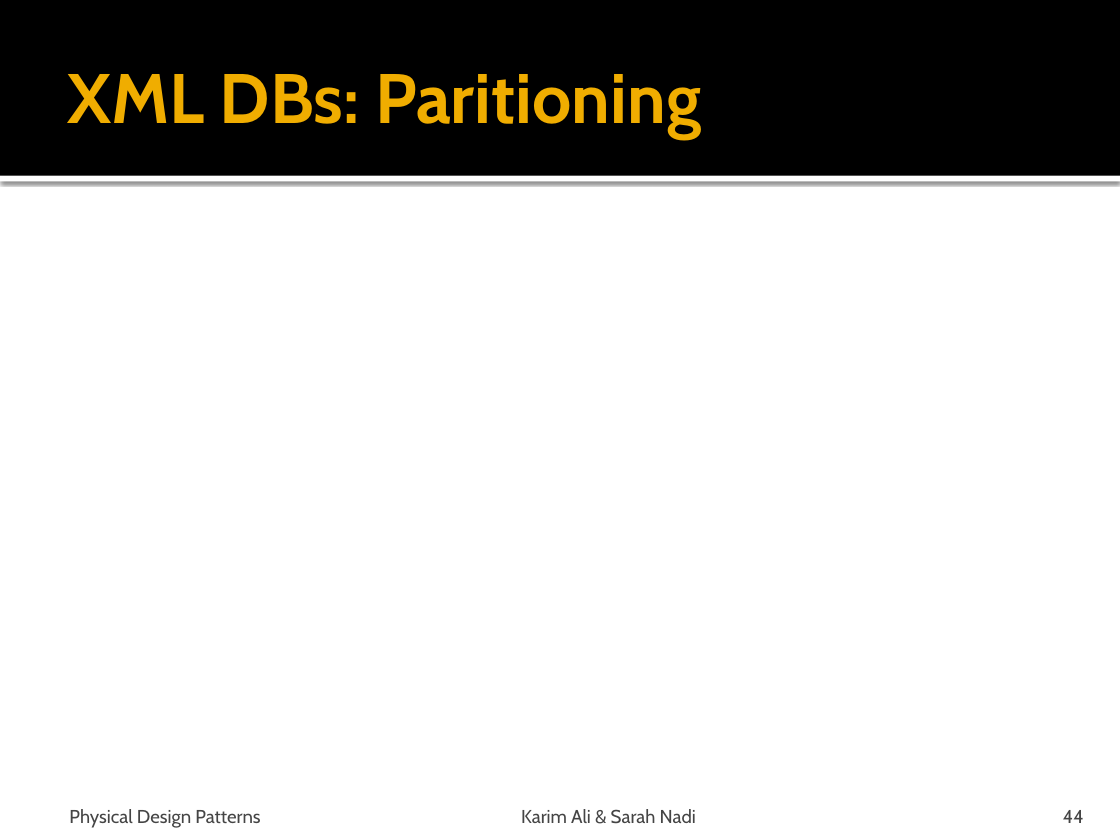
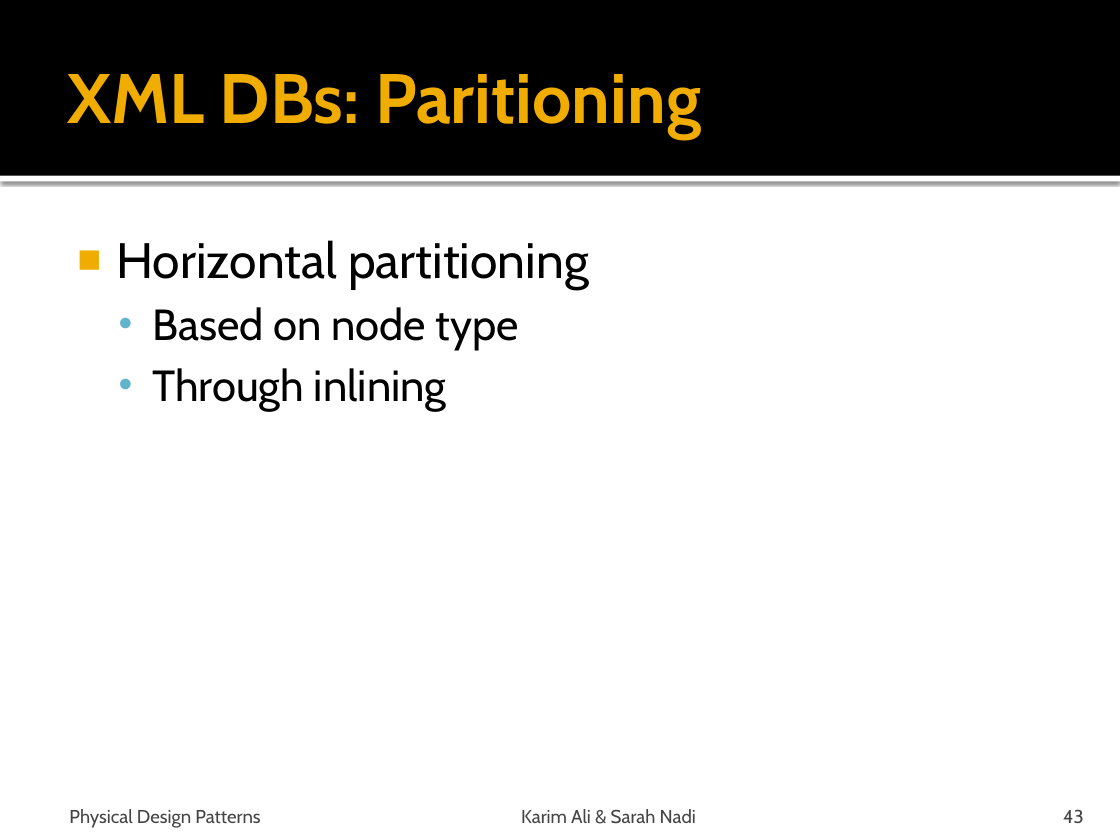
Before and after one commit to snadi/cs848-db, a slide deck: slide 43 of cs848-db/PhysDesignPres.pptx (slide 44 before the commit). Drawn at 1120x840 pixels with LibreOffice and Linux fonts; fonts in the diff are those of the drawing. Boxes give left, top, right and bottom in pixels: in the first picture for what was removed or moved away, otherwise in the second. Text is boxed around its words. In the diff, an @@ line names an element or a change of style, - is before the commit and + after.

```diff
--- a/cs848-db/PhysDesignPres.pptx
+++ b/cs848-db/PhysDesignPres.pptx
@@ text added at [116,240,589,412], 28 pt, text #000000 @@
+■ Horizontal partitioning
+  • Based on node type
+  • Through inlining
@@ page number at [1063,809,1084,823]: text changed @@
-44
+43
```
Also in this commit, not shown: 9 other slides changed, 2 slides removed, 3 other files.
